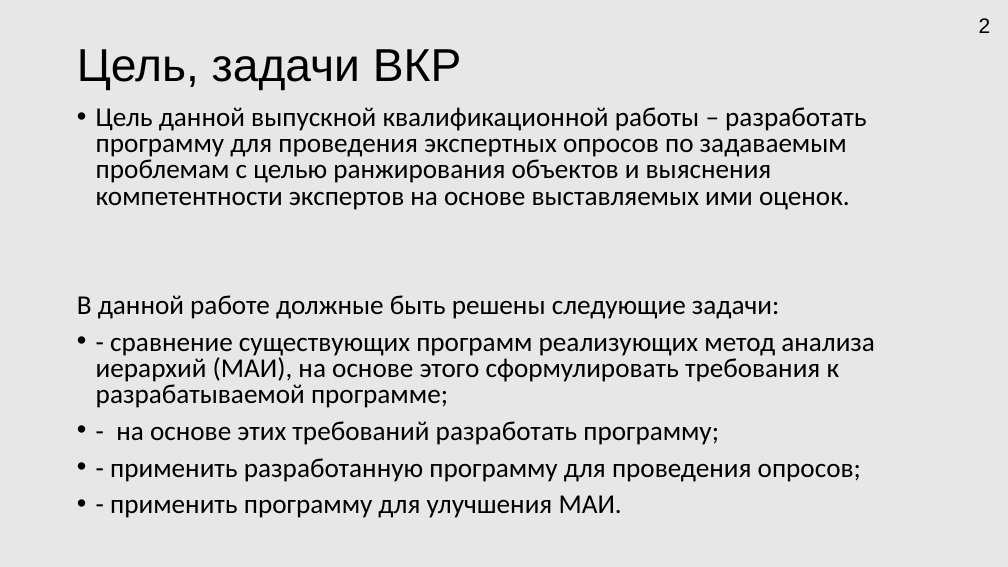
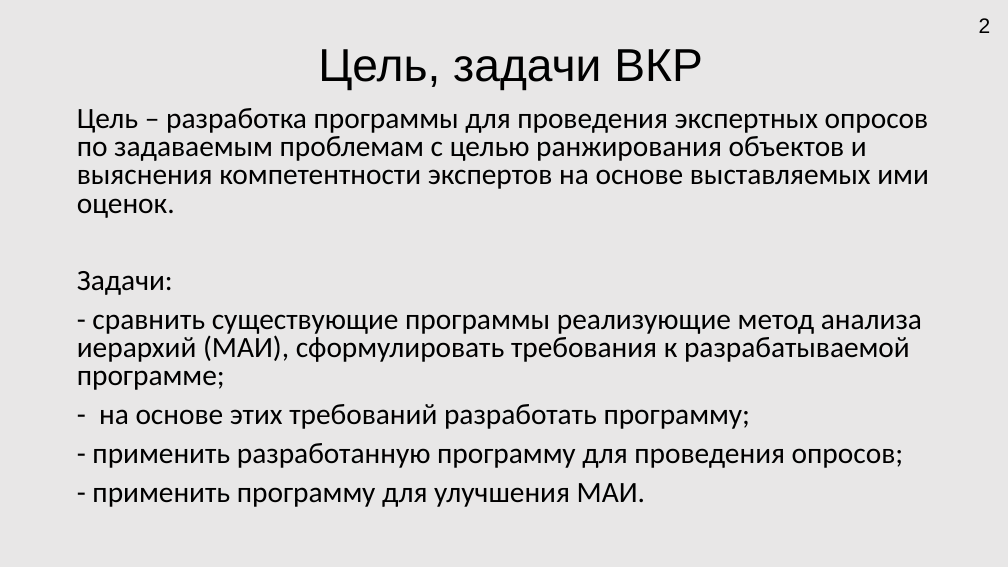
Before and after one commit to HORNetpy/testgitrepo, a slide deck: slide 2 of Docs/Мои документы/Презентация Microsoft PowerPoint.pptx. Drawn at 1008x567 pixels with LibreOffice and Linux fonts; fonts in the diff are those of the drawing. Boxes give left, top, right and bottom in pixels: in the first picture for what was removed or moved away, otherwise in the second. Text is boxed around its words. In the diff, an @@ line names an element or a change of style, - is before the commit and + after.

```diff
--- a/Docs/Мои документы/Презентация Microsoft PowerPoint.pptx
+++ b/Docs/Мои документы/Презентация Microsoft PowerPoint.pptx
@@ title "Цель, задачи ВКР" at box(318, 49, 702, 90): alignment left to centre @@
@@ text at box(77, 108, 929, 390): text changed; size 25.9 to 28 pt @@
-• Цель данной выпускной квалификационной работы – разработать программу для проведения экспертных опросов по задаваемым проблемам с целью ранжирования объектов и выяснения компетентности экспертов на основе выставляемых ими оценок.
-В данной работе должные быть решены следующие задачи:
-• - сравнение существующих программ реализующих метод анализа иерархий (МАИ), на основе этого сформулировать требования к разрабатываемой программе;
+Цель – разработка программы для проведения экспертных опросов по задаваемым проблемам с целью ранжирования объектов и выяснения компетентности экспертов на основе выставляемых ими оценок.
+Задачи:
+- сравнить существующие программы реализующие метод анализа иерархий (МАИ), сформулировать требования к разрабатываемой программе;
@@ text at box(92, 404, 903, 507): size 25.9 to 28 pt in "- на основе этих требований разработать программу;", "- применить разработанную программу для проведения опросов;", "- применить программу для улучшения МАИ."; bullet • to none @@
```
Also in this commit, not shown: 8 other slides changed, 6 slides added, 1 slide removed, 4 other files.
